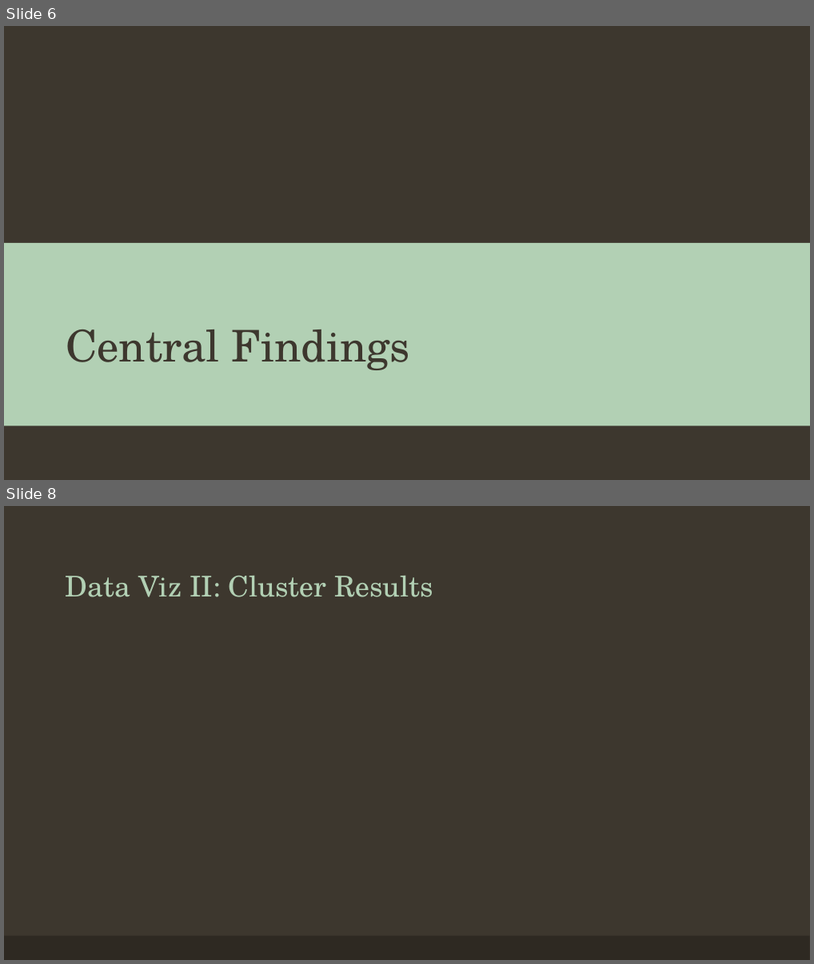
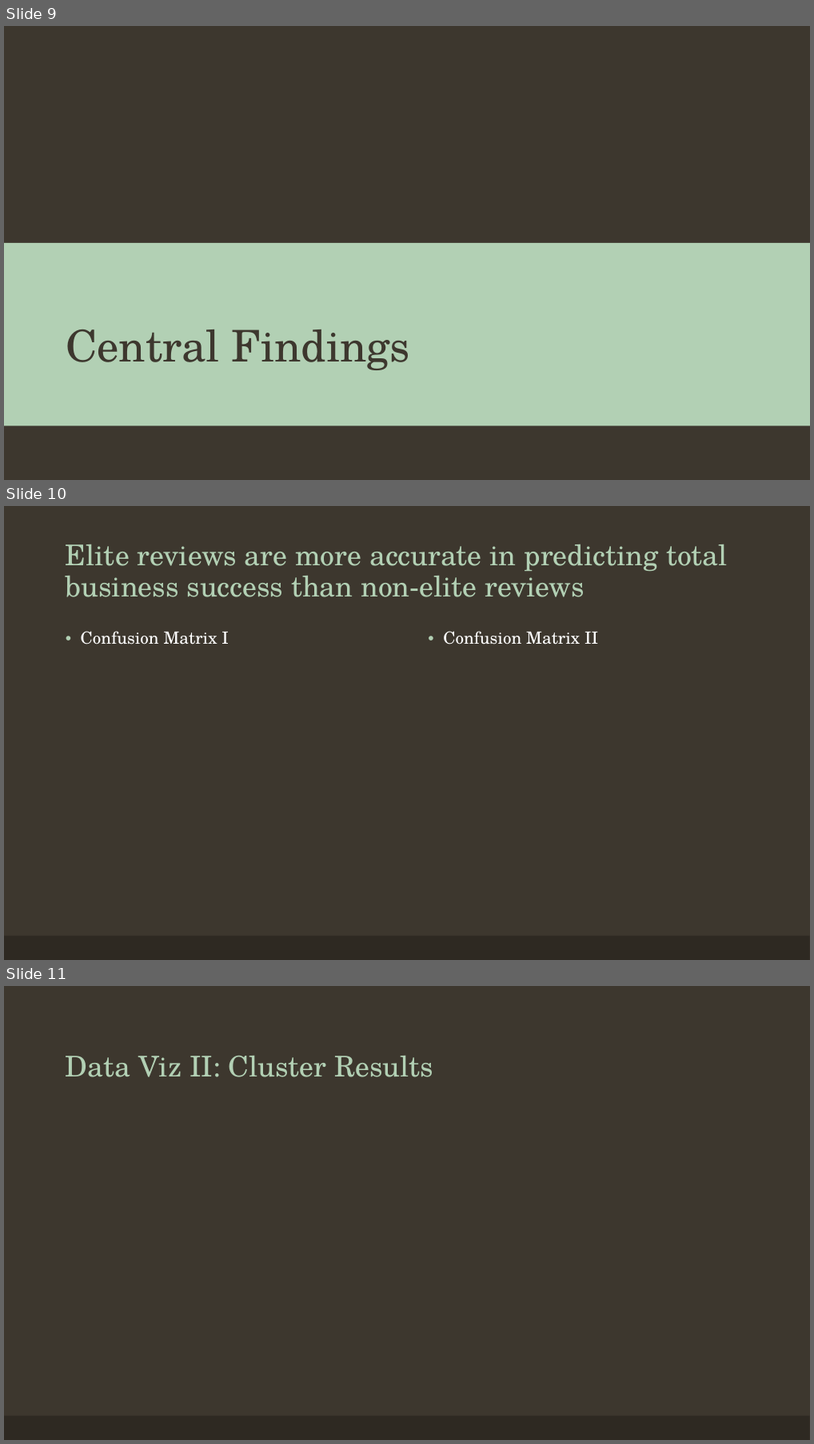
Before and after one commit to melissaaccorso/yelpelite, a slide deck: The Yelp Elite_Presentation.pptx. Shown one above the other, each under a label of ours: slides 6 and 8 before the commit, slides 9, 10 and 11 after it; the slides between them are not shown. The pictures are 814x964 and 814x1444 pixels, drawn with LibreOffice and Linux fonts; fonts in the diff are those of the drawing; background and template pictures are left out. Boxes give left, top, right and bottom in pixels: in the first picture for what was removed or moved away, otherwise in the second. Text is boxed around its words. In the diff, an @@ line names an element or a change of style, - is before the commit and + after.

```diff
--- a/The Yelp Elite_Presentation.pptx
+++ b/The Yelp Elite_Presentation.pptx
@@ slide 10 added at (x1=4, y1=506, x2=810, y2=960), background #3D372E; not listed: 1 template element that a slide beside it also shows @@
@@ title added at (x1=66, y1=544, x2=727, y2=597), 34 pt, text #B2D0B4 @@
+Elite reviews are more accurate in predicting total business success than non-elite reviews
@@ text added at (x1=81, y1=631, x2=229, y2=644), 20 pt, text #FFFFFF @@
+• Confusion Matrix I
@@ text added at (x1=443, y1=631, x2=598, y2=644), 20 pt, text #FFFFFF @@
+• Confusion Matrix II
@@ what was slide 6 is now slide 9 @@
@@ what was slide 8 is now slide 11 @@
```
Also in this commit, not shown: 5 other slides added, 11 slides removed, 11 other files.
